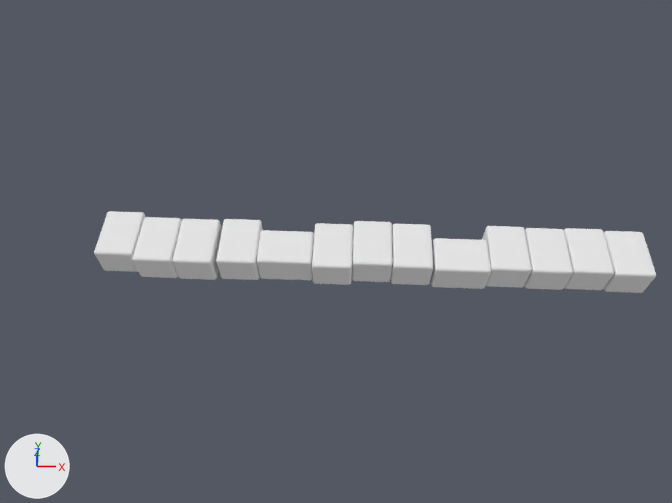
The Blender file graphics/b5.blend: old version first, new version second.
The view is the same before and after, from the file's camera 'Camera'. The lights are fixed; the arrows at lower left show +X, +Y and +Z.

Before the edit, the objects in view are built like this:
```python
ob_tile_005 = bpy.data.objects.new('Tile.005', me_cube)
ob_tile_005.location = (-4.09, -0.41, 0.0)
ob_tile_005.rotation_euler = (0.0, 0.0, -1.571)  # degrees (0, 0, -90)
ob_tile_006 = bpy.data.objects.new('Tile.006', me_cube)
ob_tile_006.location = (-1.87, -0.23, 0.0)
ob_tile_007 = bpy.data.objects.new('Tile.007', me_cube)
ob_tile_007.location = (0.0, -0.01, 0.0)
ob_tile_008 = bpy.data.objects.new('Tile.008', me_cube)
ob_tile_008.location = (1.86, -0.1, 0.0)
ob_tile_009 = bpy.data.objects.new('Tile.009', me_cube)
ob_tile_009.location = (4.14, -0.55, 0.0)
ob_tile_009.rotation_euler = (0.0, 0.0, -1.571)  # degrees (0, 0, -90)
ob_tile_010 = bpy.data.objects.new('Tile.010', me_cube)
ob_tile_010.location = (6.35, -0.06, 0.0)
ob_tile_011 = bpy.data.objects.new('Tile.011', me_cube)
ob_tile_011.location = (8.22, -0.11, 0.0)
ob_tile_012 = bpy.data.objects.new('Tile.012', me_cube)
ob_tile_012.location = (10.09, -0.05, 0.0)
ob_tile_013 = bpy.data.objects.new('Tile.013', me_cube)
ob_tile_013.location = (11.96, -0.13, 0.0)
# also in view: 'Tile.001' at (-12.1, 0.1, 0.8); 'Tile.004' at (-6.3, -0.1, 0.8); 'Tile.002' at (-10.2, -0.2, 0.8); 'Tile.003' at (-8.3, -0.2, 0.8)
```
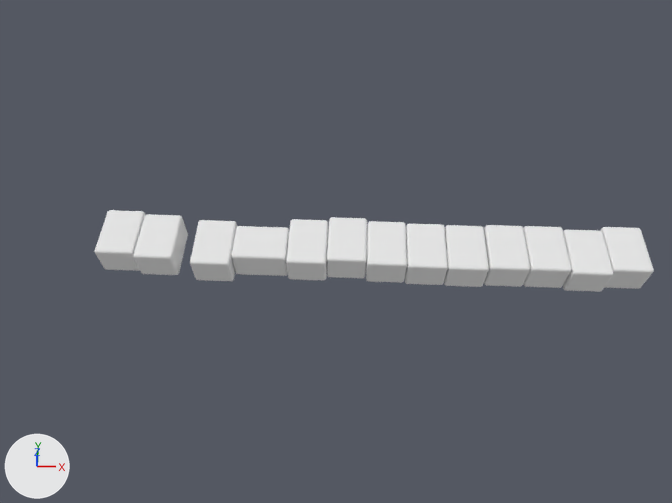
What differs and where, as boxes [x1, y1, x2, y2] in the pictures (672 x 503 px):
'Tile.005', moved, turned: before [257, 230, 314, 280]; after [286, 219, 328, 280]
'Tile.004', moved, turned: before [216, 219, 263, 280]; after [232, 226, 289, 276]
'Tile.003', moved: before [172, 219, 222, 280]; after [190, 220, 237, 281]
'Tile.006', moved: before [312, 223, 353, 285]; after [327, 217, 367, 278]
'Tile.009', moved, turned: before [431, 238, 491, 289]; after [444, 225, 489, 287]
'Tile.008', moved: before [391, 224, 433, 285]; after [405, 224, 448, 285]
'Tile.007', moved: before [352, 221, 393, 282]; after [366, 221, 407, 283]
'Tile.002', moved: before [132, 217, 182, 278]; after [133, 214, 188, 275]
'Tile.013', moved: before [604, 231, 656, 293]; after [600, 227, 654, 289]
'Tile.011', moved: before [524, 228, 573, 290]; after [523, 226, 572, 288]
'Tile.012', moved: before [564, 228, 614, 290]; after [563, 230, 614, 292]
'Tile.010', moved: before [482, 226, 532, 288]; after [484, 225, 530, 287]
'Tile.001', moved: before [94, 211, 146, 272]; after [95, 210, 146, 271]

The change, as a list of edits to the scene's bpy script:
```text
Change ob_tile_013:
    ob_tile_013.location: (11.96, -0.13, 0.0) -> (11.9, 0.1, 0.0)
Change ob_tile_012:
    ob_tile_012.location: (10.09, -0.05, 0.0) -> (10.04, -0.13, 0.0)
Change ob_tile_011:
    ob_tile_011.location: (8.22, -0.11, 0.0) -> (8.17, 0.01, 0.0)
Change ob_tile_010:
    ob_tile_010.location: (6.35, -0.06, 0.0) -> (6.3, -0.01, 0.0)
Change ob_tile_009:
    ob_tile_009.rotation_euler: (0.0, 0.0, -1.571) -> (0.0, 0.0, 0.0)  # degrees (0, 0, -90) -> degrees (0, 0, 0)
    ob_tile_009.location: (4.14, -0.55, 0.0) -> (4.4, -0.09, 0.0)
Change ob_tile_008:
    ob_tile_008.location: (1.86, -0.1, 0.0) -> (2.53, -0.07, 0.0)
Change ob_tile_007:
    ob_tile_007.location: (0.0, -0.01, 0.0) -> (0.66, 0.0, 0.0)
Change ob_tile_006:
    ob_tile_006.location: (-1.87, -0.23, 0.0) -> (-1.21, 0.16, 0.0)
Change ob_tile_005:
    ob_tile_005.rotation_euler: (0.0, 0.0, -1.571) -> (0.0, 0.0, 0.0)  # degrees (0, 0, -90) -> degrees (0, 0, 0)
    ob_tile_005.location: (-4.09, -0.41, 0.0) -> (-3.08, -0.03, 0.0)
Change ob_tile_004:
    ob_tile_004.location: (-6.31, -0.14, 0.0) -> (-5.29, -0.2, 0.0)
    ob_tile_004.rotation_euler: (0.0, 0.0, 0.0) -> (0.0, 0.0, -1.571)  # degrees (0, 0, 0) -> degrees (0, 0, -90)
Change ob_tile_003:
    ob_tile_003.location: (-8.34, -0.2, 0.0) -> (-7.51, -0.26, 0.0)
Change ob_tile_002:
    ob_tile_002.location: (-10.21, -0.18, 0.0) -> (-10.21, -0.01, 0.0)
Change ob_tile_001:
    ob_tile_001.location: (-12.07, 0.1, 0.0) -> (-12.07, 0.17, 0.0)
```
